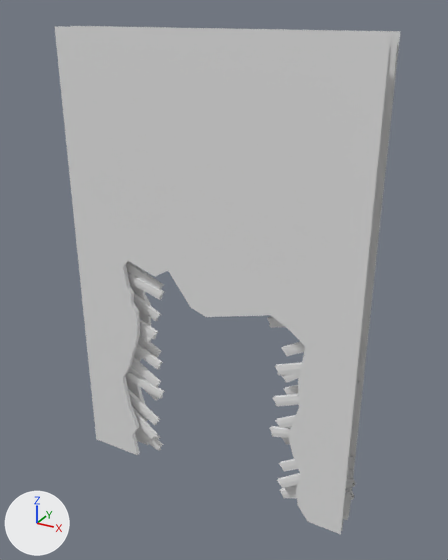
Before and after pictures for a commit that changed the FBX model Afterlife Gen 2/Assets/Art/Modular Kits/Mansion/Kit New/Wall_Single_03.fbx.
Before and after are seen from a camera (50 mm lens) standing at (-4.9, 3.37, 3.1) and looking at (-6.62, 6.5, 1.54). Arrows for +X, +Y and +Z are at lower left; the lights stay in place. Where no turn or scale is listed for an object, it has been applied to the vertices.

Names of what the first picture shows: 'Wall_Single_03'.
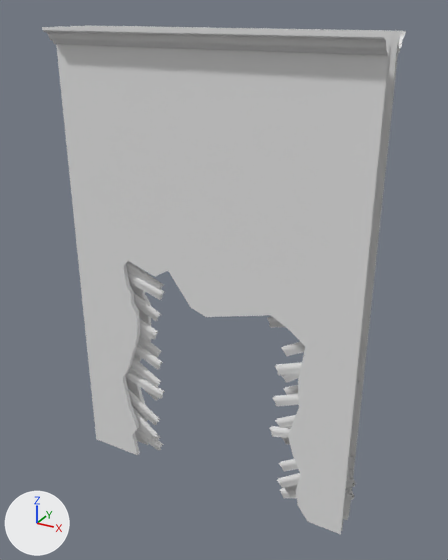
Patch to the scene script:
```diff
--- a/Afterlife Gen 2/Assets/Art/Modular Kits/Mansion/Kit New/Wall_Single_03.fbx.py
+++ b/Afterlife Gen 2/Assets/Art/Modular Kits/Mansion/Kit New/Wall_Single_03.fbx.py
@@ me_plane_011 @@
 # used by ob_wall_single_03; location = (-5.695, 6.538, 0.0)
-me_plane_011.from_pydata(...)  # 624 vertices, 460 faces; spans x -2.0..0.04, y -0.17..0.0, z 0.0..3.0
+me_plane_011.from_pydata(...)  # 680 vertices, 486 faces; spans x -2.0..0.04, y -0.27..0.1, z 0.0..3.0
+# me_plane_011 part 1: a new loose piece of 28 vertices spanning x -2.0..0.0, y 0.0..0.1, z 2.9..3.0, in mat_wall (white #e7e7e7)
+# me_plane_011 part 2: a new loose piece of 28 vertices spanning x -2.0..0.0, y -0.27..-0.17, z 2.9..3.0, in mat_wall (white #e7e7e7)
 me_plane_011.materials.append(mat_wall)
```

Changed parts and their boxes [x1, y1, x2, y2] in the pictures (448 x 560 px):
'Wall_Single_03', reshaped: before [55, 26, 400, 534]; after [42, 25, 406, 534]
part 1 of me_plane_011, added: after [85, 25, 406, 53]
part 2 of me_plane_011, added: after [42, 27, 388, 56]
